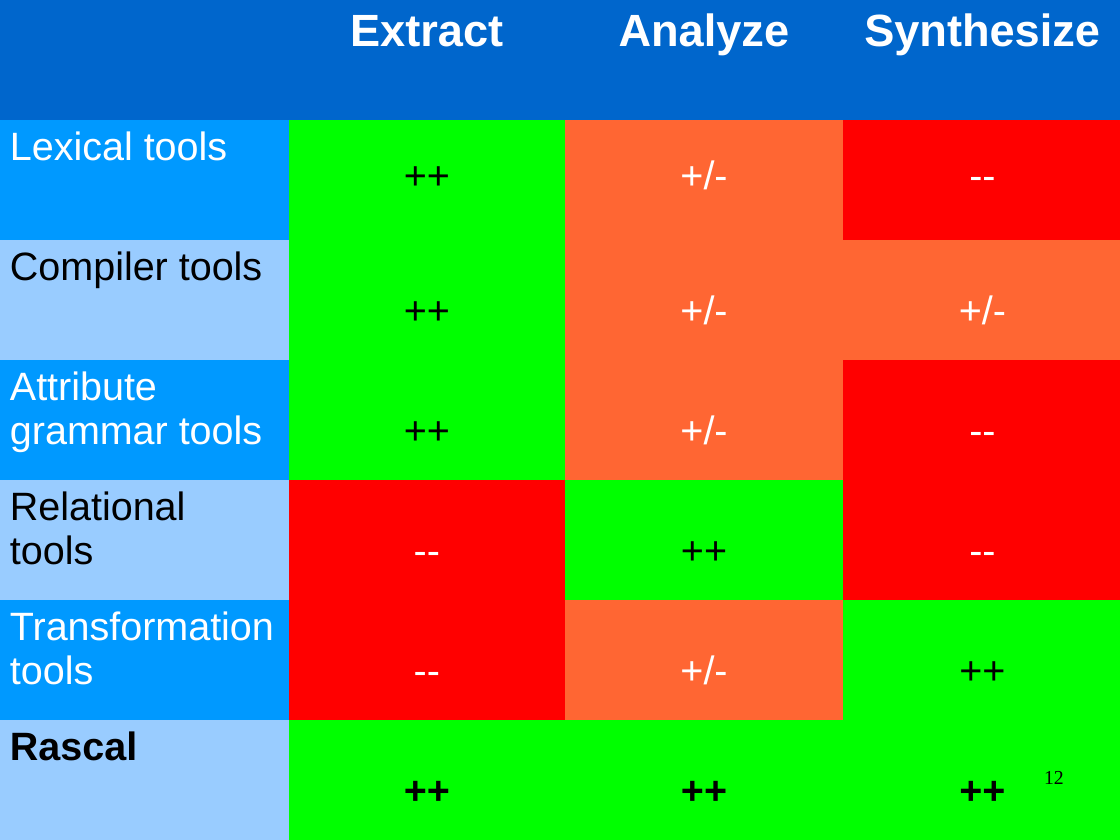
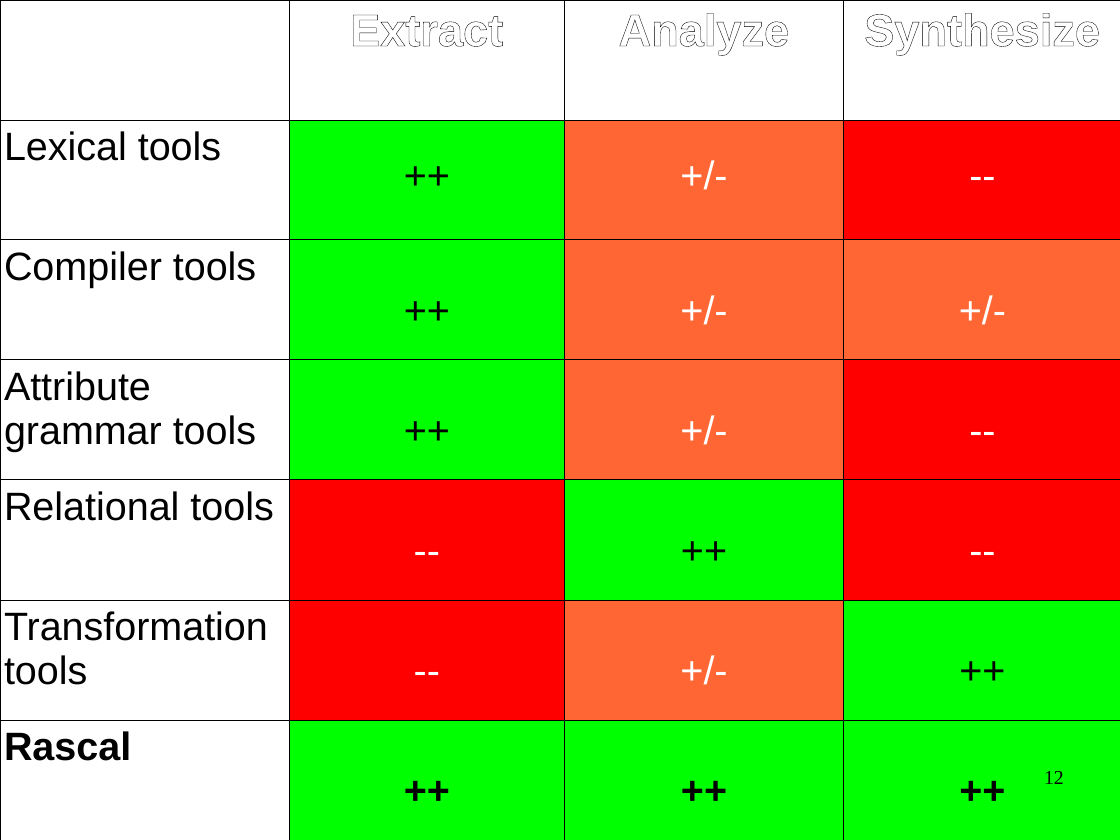
Before and after one commit to cwi-swat/meta-environment, a slide deck: slide 12 of meta-doc/analysis/rascal-slides/rascal-slides.odp. Drawn at 1120x840 pixels with LibreOffice and Linux fonts; fonts in the diff are those of the drawing; background and template pictures are left out. Boxes give left, top, right and bottom in pixels: in the first picture for what was removed or moved away, otherwise in the second. Text is boxed around its words. In the diff, an @@ line names an element or a change of style, - is before the commit and + after.

```diff
--- a/meta-doc/analysis/rascal-slides/rascal-slides.odp
+++ b/meta-doc/analysis/rascal-slides/rascal-slides.odp
@@ table at (0,0,1120,840) @@
@@ fill #0066CC to none in 3 cells @@
@@ fill #0099FF to none in 3 cells @@
@@ fill #99CCFF to none in 3 cells @@
@@ letter outline none to #000000 0.75 pt in "Extract", "Analyze", "Synthesize" @@
@@ text colour #FFFFFF to #000000 in "Lexical tools", "Attribute grammar tools", "Transformation tools" @@
@@ borders changed @@
```
Also in this commit, not shown: 15 other slides changed, 13 slides added.
